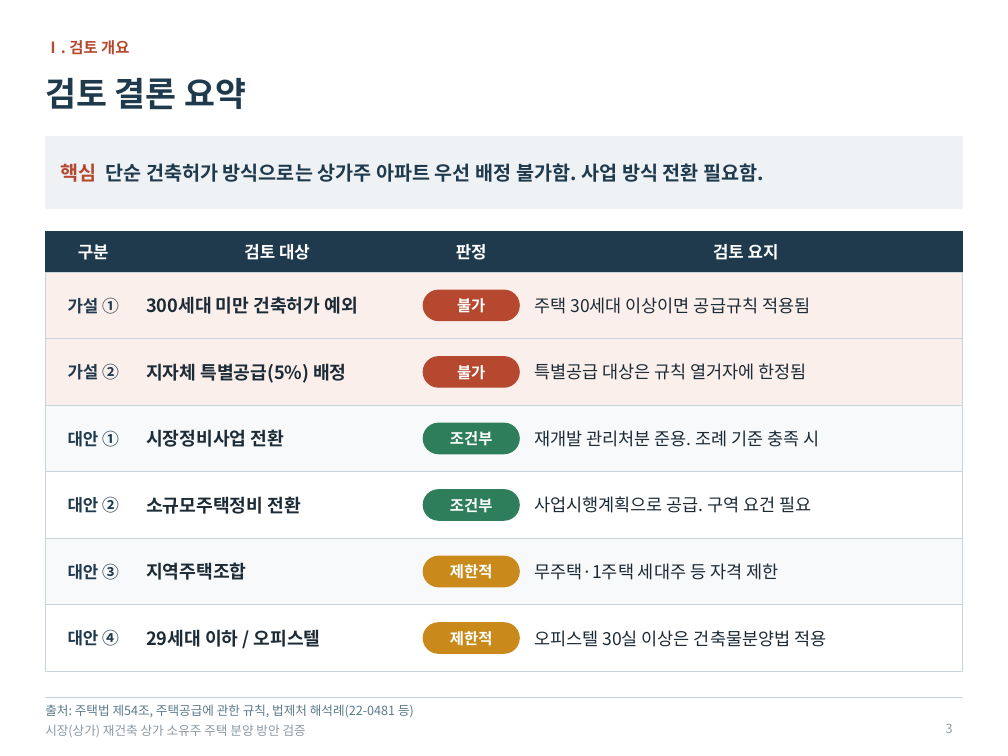
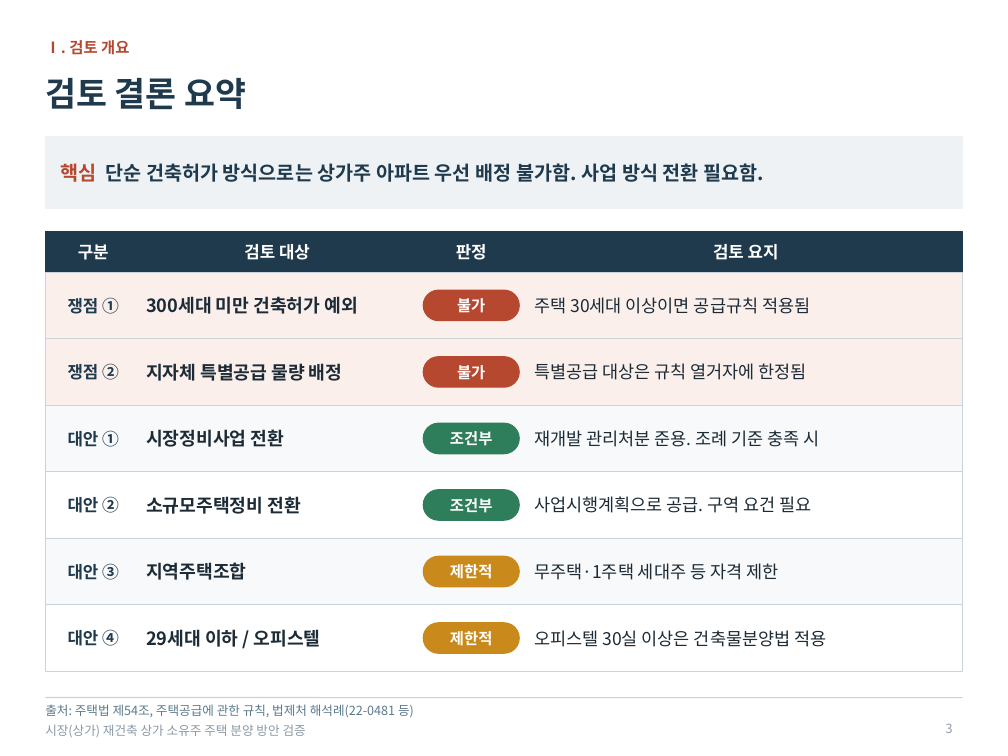
Before and after one commit to ljg719-afk/-, a slide deck: slide 3 of output/시장재건축_상가소유주_주택분양방안_검증보고서_4x3.pptx. Drawn at 1008x756 pixels with LibreOffice and Linux fonts; fonts in the diff are those of the drawing. Boxes give left, top, right and bottom in pixels: in the first picture for what was removed or moved away, otherwise in the second. Text is boxed around its words. In the diff, an @@ line names an element or a change of style, - is before the commit and + after.

```diff
--- a/output/시장재건축_상가소유주_주택분양방안_검증보고서_4x3.pptx
+++ b/output/시장재건축_상가소유주_주택분양방안_검증보고서_4x3.pptx
@@ text at (68,297,119,314): text changed @@
-가설 ①
+쟁점 ①
@@ text at (68,363,119,380): text changed @@
-가설 ②
+쟁점 ②
@@ text at (146,363,342,381): text changed @@
-지자체 특별공급(5%) 배정
+지자체 특별공급 물량 배정
```
Also in this commit, not shown: 6 other slides changed.
